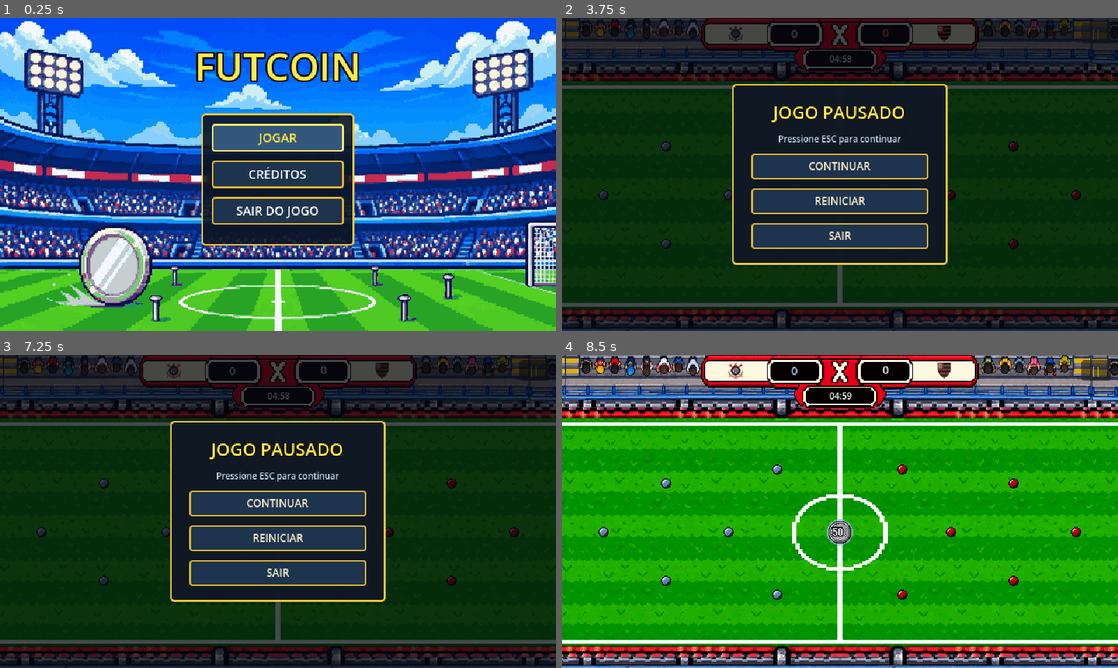
Above: before the commit, frames 1-4 (two rows, left to right).
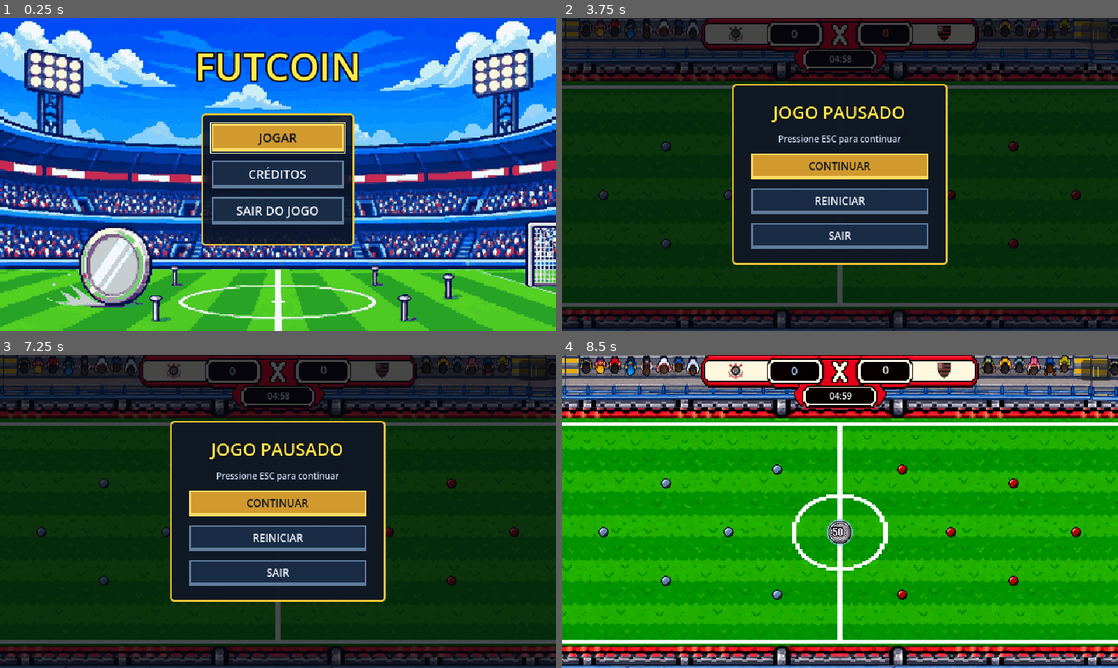
Above: after the commit, the same moments.

Repository: NexusMindCorp/fut-coin
Game: Godot game, scene res://scenes/ui/menu_principal.tscn
Same seed, same stepped clock (60 frames per second), same inputs: the game is played once before the commit and once after it. Sound files missing from this copy of the repository are replaced by a short silence.
Inputs (mouse positions are in pixels of both pictures, inside the frame that each line leads up to):
- Up to frame 1 (0.25 s): no input
- Up to frame 2 (3.75 s): click "JOGAR" at 0.5 s; click "COMEÇAR PARTIDA" at 1.25 s; tap Enter at 2 s; move the mouse to (962, 158) at 2.02 s; press the mouse at (962, 158) at 2.03 s; hold Right (ui_right) 2.03-2.75 s; tap Space at 2.27 s; release the mouse at (962, 158) at 2.75 s; drag from (728, 190) to (812, 237) at 2.77 s; click "||" at 3.5 s
- Up to frame 3 (7.25 s): click "REINICIAR" at 4.25 s; move the mouse to (333, 442) at 5.02 s; press the mouse at (333, 442) at 5.03 s; hold Right (ui_right) 5.03-5.75 s; release the mouse at (333, 442) at 5.75 s; drag from (250, 574) to (111, 464) at 5.77 s; move the mouse to (444, 558) at 6.52 s; press the mouse at (444, 558) at 6.53 s; hold Left (ui_left) from 6.53 s (still down); tap Space at 6.77 s; tap Escape (pausar) at 7.15 s
- Up to frame 4 (8.5 s): release Left (ui_left) at 7.25 s; release the mouse at (1006, 558) at 7.25 s; click "REINICIAR" at 7.25 s; drag from (673, 464) to (756, 433) at 8.02 s

The runs differ from the first frame. In frame 1, 2.8% of the frame differs, in the area x 37-63%, y 33-66%; in frame 2, 3.8%, in the area x 34-66%, y 43-74%; in frame 3, 3.8%; in frame 4, nothing differs.

Commit message:
feat(ui): unifica estilo dos botoes e destaca acoes principais

Diff:
--- a/assets/ui/tema_futcoin.tres
+++ b/assets/ui/tema_futcoin.tres
@@ -1,54 +1,162 @@
 [gd_resource type="Theme" format=3 uid="uid://b7k3naqp2x5ve"]
 
-[sub_resource type="StyleBoxFlat" id="StyleBoxFlat_foco"]
-content_margin_left = 14.0
+[sub_resource type="StyleBoxFlat" id="normal"]
+content_margin_left = 10.0
 content_margin_top = 6.0
-content_margin_right = 14.0
+content_margin_right = 10.0
 content_margin_bottom = 6.0
-bg_color = Color(0.2, 0.34, 0.48, 1)
+bg_color = Color(0.10, 0.17, 0.27, 1)
+border_width_left = 2
+border_width_top = 2
+border_width_right = 2
+border_width_bottom = 4
+border_color = Color(0.39, 0.49, 0.61, 1)
+anti_aliasing = false
+
+[sub_resource type="StyleBoxFlat" id="hover"]
+content_margin_left = 10.0
+content_margin_top = 6.0
+content_margin_right = 10.0
+content_margin_bottom = 6.0
+bg_color = Color(0.18, 0.29, 0.42, 1)
+border_width_left = 2
+border_width_top = 2
+border_width_right = 2
+border_width_bottom = 4
+border_color = Color(0.98, 0.84, 0.37, 1)
+anti_aliasing = false
+
+[sub_resource type="StyleBoxFlat" id="press"]
+content_margin_left = 10.0
+content_margin_top = 6.0
+content_margin_right = 10.0
+content_margin_bottom = 6.0
+bg_color = Color(0.07, 0.12, 0.20, 1)
 border_width_left = 2
 border_width_top = 2
 border_width_right = 2
 border_width_bottom = 2
-border_color = Color(1, 0.92, 0.42, 1)
-corner_radius_top_left = 3
-corner_radius_top_right = 3
-corner_radius_bottom_right = 3
-corner_radius_bottom_left = 3
+border_color = Color(0.80, 0.66, 0.26, 1)
+anti_aliasing = false
 
-[sub_resource type="StyleBoxFlat" id="StyleBoxFlat_normal"]
-content_margin_left = 14.0
+[sub_resource type="StyleBoxFlat" id="desabilitado"]
+content_margin_left = 10.0
 content_margin_top = 6.0
-content_margin_right = 14.0
+content_margin_right = 10.0
 content_margin_bottom = 6.0
-bg_color = Color(0.12, 0.2, 0.3, 1)
+bg_color = Color(0.10, 0.13, 0.18, 1)
 border_width_left = 2
 border_width_top = 2
 border_width_right = 2
 border_width_bottom = 2
-border_color = Color(0.88, 0.72, 0.2, 1)
-corner_radius_top_left = 3
-corner_radius_top_right = 3
-corner_radius_bottom_right = 3
-corner_radius_bottom_left = 3
+border_color = Color(0.25, 0.29, 0.35, 1)
+anti_aliasing = false
 
-[sub_resource type="StyleBoxFlat" id="StyleBoxFlat_press"]
-content_margin_left = 14.0
+[sub_resource type="StyleBoxFlat" id="principal"]
+content_margin_left = 10.0
 content_margin_top = 6.0
-content_margin_right = 14.0
+content_margin_right = 10.0
 content_margin_bottom = 6.0
-bg_color = Color(0.08, 0.14, 0.22, 1)
+bg_color = Color(0.82, 0.60, 0.18, 1)
+border_width_left = 2
+border_width_top = 2
+border_width_right = 2
+border_width_bottom = 4
+border_color = Color(1, 0.86, 0.39, 1)
+anti_aliasing = false
+
+[sub_resource type="StyleBoxFlat" id="principal_hover"]
+content_margin_left = 10.0
+content_margin_top = 6.0
+content_margin_right = 10.0
+content_margin_bottom = 6.0
+bg_color = Color(0.98, 0.78, 0.29, 1)
+border_width_left = 2
+border_width_top = 2
+border_width_right = 2
+border_width_bottom = 4
+border_color = Color(1, 0.94, 0.66, 1)
+anti_aliasing = false
+
+[sub_resource type="StyleBoxFlat" id="principal_press"]
+content_margin_left = 10.0
+content_margin_top = 6.0
+content_margin_right = 10.0
+content_margin_bottom = 6.0
+bg_color = Color(0.65, 0.45, 0.12, 1)
 border_width_left = 2
 border_width_top = 2
 border_width_right = 2
 border_width_bottom = 2
-border_color = Color(0.95, 0.78, 0.22, 1)
-corner_radius_top_left = 3
-corner_radius_top_right = 3
-corner_radius_bottom_right = 3
-corner_radius_bottom_left = 3
+border_color = Color(0.92, 0.72, 0.26, 1)
+anti_aliasing = false
 
-[sub_resource type="StyleBoxFlat" id="StyleBoxFlat_painel"]
+[sub_resource type="StyleBoxFlat" id="foco"]
+draw_center = false
+border_width_left = 1
+border_width_top = 1
+border_width_right = 1
+border_width_bottom = 1
+border_color = Color(1, 0.96, 0.72, 1)
+expand_margin_left = 2.0
+expand_margin_top = 2.0
+expand_margin_right = 2.0
+expand_margin_bottom = 2.0
+anti_aliasing = false
+
+[sub_resource type="StyleBoxFlat" id="compacto_normal"]
+content_margin_left = 4.0
+content_margin_top = 4.0
+content_margin_right = 4.0
+content_margin_bottom = 4.0
+bg_color = Color(0.10, 0.17, 0.27, 1)
+border_width_left = 2
+border_width_top = 2
+border_width_right = 2
+border_width_bottom = 4
+border_color = Color(0.39, 0.49, 0.61, 1)
+anti_aliasing = false
+
+[sub_resource type="StyleBoxFlat" id="compacto_hover"]
+content_margin_left = 4.0
+content_margin_top = 4.0
+content_margin_right = 4.0
+content_margin_bottom = 4.0
+bg_color = Color(0.18, 0.29, 0.42, 1)
+border_width_left = 2
+border_width_top = 2
+border_width_right = 2
+border_width_bottom = 4
+border_color = Color(0.98, 0.84, 0.37, 1)
+anti_aliasing = false
+
+[sub_resource type="StyleBoxFlat" id="compacto_press"]
+content_margin_left = 4.0
+content_margin_top = 4.0
+content_margin_right = 4.0
+content_margin_bottom = 4.0
+bg_color = Color(0.07, 0.12, 0.20, 1)
+border_width_left = 2
+border_width_top = 2
+border_width_right = 2
+border_width_bottom = 2
+border_color = Color(0.80, 0.66, 0.26, 1)
+anti_aliasing = false
+
+[sub_resource type="StyleBoxFlat" id="compacto_desabilitado"]
+content_margin_left = 4.0
+content_margin_top = 4.0
+content_margin_right = 4.0
+content_margin_bottom = 4.0
+bg_color = Color(0.10, 0.13, 0.18, 1)
+border_width_left = 2
+border_width_top = 2
+border_width_right = 2
+border_width_bottom = 2
+border_color = Color(0.25, 0.29, 0.35, 1)
+anti_aliasing = false
+
+[sub_resource type="StyleBoxFlat" id="painel"]
 bg_color = Color(0.05, 0.08, 0.14, 0.9)
 border_width_left = 2
 border_width_top = 2
@@ -57,17 +165,35 @@
 border_color = Color(0.95, 0.78, 0.22, 1)
 corner_radius_top_left = 4
 corner_radius_top_right = 4
+corner_radius_bottom_left = 4
 corner_radius_bottom_right = 4
-corner_radius_bottom_left = 4
 
 [resource]
 default_font_size = 14
-Button/colors/font_color = Color(1, 1, 1, 1)
-Button/colors/font_focus_color = Color(1, 0.92, 0.28, 1)
-Button/colors/font_hover_color = Color(1, 0.92, 0.28, 1)
-Button/colors/font_pressed_color = Color(1, 0.92, 0.28, 1)
-Button/styles/focus = SubResource("StyleBoxFlat_foco")
-Button/styles/hover = SubResource("StyleBoxFlat_foco")
-Button/styles/normal = SubResource("StyleBoxFlat_normal")
-Button/styles/pressed = SubResource("StyleBoxFlat_press")
-PanelContainer/styles/panel = SubResource("StyleBoxFlat_painel")
+Button/styles/normal = SubResource("normal")
+Button/styles/hover = SubResource("hover")
+Button/styles/pressed = SubResource("press")
+Button/styles/hover_pressed = SubResource("press")
+Button/styles/disabled = SubResource("desabilitado")
+Button/styles/focus = SubResource("foco")
+Button/colors/font_color = Color(0.94, 0.96, 1, 1)
+Button/colors/font_hover_color = Color(1, 0.94, 0.65, 1)
+Button/colors/font_focus_color = Color(1, 0.94, 0.65, 1)
+Button/colors/font_pressed_color = Color(1, 0.88, 0.45, 1)
+Button/colors/font_disabled_color = Color(0.47, 0.53, 0.61, 1)
+BotaoPrincipal/base_type = &"Button"
+BotaoPrincipal/colors/font_color = Color(0.05, 0.08, 0.14, 1)
+BotaoPrincipal/colors/font_hover_color = Color(0.05, 0.08, 0.14, 1)
+BotaoPrincipal/colors/font_focus_color = Color(0.05, 0.08, 0.14, 1)
+BotaoPrincipal/colors/font_pressed_color = Color(0.05, 0.08, 0.14, 1)
+BotaoPrincipal/styles/normal = SubResource("principal")
+BotaoPrincipal/styles/hover = SubResource("principal_hover")
+BotaoPrincipal/styles/pressed = SubResource("principal_press")
+BotaoPrincipal/styles/hover_pressed = SubResource("principal_press")
+BotaoCompacto/base_type = &"Button"
+BotaoCompacto/styles/normal = SubResource("compacto_normal")
+BotaoCompacto/styles/hover = SubResource("compacto_hover")
+BotaoCompacto/styles/pressed = SubResource("compacto_press")
+BotaoCompacto/styles/hover_pressed = SubResource("compacto_press")
+BotaoCompacto/styles/disabled = SubResource("compacto_desabilitado")
+PanelContainer/styles/panel = SubResource("painel")
--- a/scenes/ui/menu_principal.tscn
+++ b/scenes/ui/menu_principal.tscn
@@ -80,6 +80,7 @@
 theme_override_constants/separation = 10
 
 [node name="BotaoJogar" type="Button" parent="Conteudo/Botoes" unique_id=812000007]
+theme_type_variation = &"BotaoPrincipal"
 layout_mode = 2
 focus_neighbor_top = NodePath("../BotaoSair")
 focus_neighbor_bottom = NodePath("../BotaoCreditos")
--- a/scenes/ui/pause.tscn
+++ b/scenes/ui/pause.tscn
@@ -2,6 +2,7 @@
 
 [ext_resource type="Script" uid="uid://c7m8x4qp9w2ne" path="res://scripts/ui/pause.gd" id="1_pause"]
 [ext_resource type="PackedScene" uid="uid://c6n2v8kp5x4re" path="res://scenes/ui/sounds.tscn" id="2_sounds"]
+[ext_resource type="Theme" path="res://assets/ui/tema_futcoin.tres" id="tema_ui"]
 
 [sub_resource type="StyleBoxFlat" id="StyleBoxFlat_painel"]
 bg_color = Color(0.06, 0.09, 0.14, 0.96)
@@ -15,55 +16,8 @@
 corner_radius_bottom_right = 4
 corner_radius_bottom_left = 4
 
-[sub_resource type="StyleBoxFlat" id="StyleBoxFlat_botao_normal"]
-content_margin_left = 14.0
-content_margin_top = 6.0
-content_margin_right = 14.0
-content_margin_bottom = 6.0
-bg_color = Color(0.12, 0.2, 0.3, 1)
-border_width_left = 2
-border_width_top = 2
-border_width_right = 2
-border_width_bottom = 2
-border_color = Color(0.88, 0.72, 0.2, 1)
-corner_radius_top_left = 3
-corner_radius_top_right = 3
-corner_radius_bottom_right = 3
-corner_radius_bottom_left = 3
-
-[sub_resource type="StyleBoxFlat" id="StyleBoxFlat_botao_foco"]
-content_margin_left = 14.0
-content_margin_top = 6.0
-content_margin_right = 14.0
-content_margin_bottom = 6.0
-bg_color = Color(0.2, 0.34, 0.48, 1)
-border_width_left = 2
-border_width_top = 2
-border_width_right = 2
-border_width_bottom = 2
-border_color = Color(1, 0.92, 0.42, 1)
-corner_radius_top_left = 3
-corner_radius_top_right = 3
-corner_radius_bottom_right = 3
-corner_radius_bottom_left = 3
-
-[sub_resource type="StyleBoxFlat" id="StyleBoxFlat_botao_press"]
-content_margin_left = 14.0
-content_margin_top = 6.0
-content_margin_right = 14.0
-content_margin_bottom = 6.0
-bg_color = Color(0.08, 0.14, 0.22, 1)
-border_width_left = 2
-border_width_top = 2
-border_width_right = 2
-border_width_bottom = 2
-border_color = Color(0.95, 0.78, 0.22, 1)
-corner_radius_top_left = 3
-corner_radius_top_right = 3
-corner_radius_bottom_right = 3
-corner_radius_bottom_left = 3
-
 [node name="Pause" type="Control" unique_id=841029384]
+theme = ExtResource("tema_ui")
 process_mode = 2
 visible = false
 z_index = 2
@@ -130,42 +84,22 @@
 vertical_alignment = 1
 
 [node name="BotaoContinuar" type="Button" parent="PainelPause/MargemInterna/Conteudo" unique_id=293847561]
+theme_type_variation = &"BotaoPrincipal"
 custom_minimum_size = Vector2(180, 30)
 layout_mode = 2
-theme_override_colors/font_color = Color(1, 0.96, 0.82, 1)
-theme_override_colors/font_focus_color = Color(1, 0.95, 0.45, 1)
-theme_override_colors/font_hover_color = Color(1, 0.95, 0.45, 1)
 theme_override_font_sizes/font_size = 12
-theme_override_styles/normal = SubResource("StyleBoxFlat_botao_normal")
-theme_override_styles/pressed = SubResource("StyleBoxFlat_botao_press")
-theme_override_styles/hover = SubResource("StyleBoxFlat_botao_foco")
-theme_override_styles/focus = SubResource("StyleBoxFlat_botao_foco")
 text = "CONTINUAR"
 
 [node name="BotaoReiniciar" type="Button" parent="PainelPause/MargemInterna/Conteudo" unique_id=384756192]
 custom_minimum_size = Vector2(180, 30)
 layout_mode = 2
-theme_override_colors/font_color = Color(1, 0.96, 0.82, 1)
-theme_override_colors/font_focus_color = Color(1, 0.95, 0.45, 1)
-theme_override_colors/font_hover_color = Color(1, 0.95, 0.45, 1)
 theme_override_font_sizes/font_size = 12
-theme_override_styles/normal = SubResource("StyleBoxFlat_botao_normal")
-theme_override_styles/pressed = SubResource("StyleBoxFlat_botao_press")
-theme_override_styles/hover = SubResource("StyleBoxFlat_botao_foco")
-theme_override_styles/focus = SubResource("StyleBoxFlat_botao_foco")
 text = "REINICIAR"
 
 [node name="BotaoMenu" type="Button" parent="PainelPause/MargemInterna/Conteudo" unique_id=475619283]
 custom_minimum_size = Vector2(180, 30)
 layout_mode = 2
-theme_override_colors/font_color = Color(1, 0.96, 0.82, 1)
-theme_override_colors/font_focus_color = Color(1, 0.95, 0.45, 1)
-theme_override_colors/font_hover_color = Color(1, 0.95, 0.45, 1)
 theme_override_font_sizes/font_size = 12
-theme_override_styles/normal = SubResource("StyleBoxFlat_botao_normal")
-theme_override_styles/pressed = SubResource("StyleBoxFlat_botao_press")
-theme_override_styles/hover = SubResource("StyleBoxFlat_botao_foco")
-theme_override_styles/focus = SubResource("StyleBoxFlat_botao_foco")
 text = "SAIR"
 
 [node name="Sounds" parent="." unique_id=619283745 instance=ExtResource("2_sounds")]
--- a/scenes/ui/tela_final.tscn
+++ b/scenes/ui/tela_final.tscn
@@ -5,7 +5,10 @@
 [ext_resource type="Texture2D" uid="uid://dq1scfafo5hh7" path="res://assets/ui/times/corinthians.png" id="3"]
 [ext_resource type="PackedScene" uid="uid://c6n2v8kp5x4re" path="res://scenes/ui/sounds.tscn" id="4_sounds"]
 
+[ext_resource type="Theme" path="res://assets/ui/tema_futcoin.tres" id="tema_ui"]
+
 [node name="TelaFinal" type="Control"]
+theme = ExtResource("tema_ui")
 layout_mode = 3
 anchors_preset = 15
 anchor_right = 1.0
@@ -141,6 +144,7 @@
 vertical_alignment = 1
 
 [node name="BotaoJogarNovamente" type="Button" parent="Conteudo" groups=["botoes_interface", "ui_buttons"]]
+theme_type_variation = &"BotaoPrincipal"
 layout_mode = 0
 offset_left = 85.0
 offset_top = 302.0
@@ -148,9 +152,6 @@
 offset_bottom = 338.0
 focus_neighbor_right = NodePath("../BotaoTrocarTimes")
 focus_neighbor_left = NodePath("../BotaoMenu")
-theme_override_colors/font_color = Color(1, 1, 1, 1)
-theme_override_colors/font_focus_color = Color(1, 0.92, 0.28, 1)
-theme_override_colors/font_hover_color = Color(1, 0.92, 0.28, 1)
 theme_override_font_sizes/font_size = 14
 text = "Jogar Novamente"
 
@@ -162,9 +163,6 @@
 offset_bottom = 338.0
 focus_neighbor_left = NodePath("../BotaoJogarNovamente")
 focus_neighbor_right = NodePath("../BotaoMenu")
-theme_override_colors/font_color = Color(1, 1, 1, 1)
-theme_override_colors/font_focus_color = Color(1, 0.92, 0.28, 1)
-theme_override_colors/font_hover_color = Color(1, 0.92, 0.28, 1)
 theme_override_font_sizes/font_size = 14
 text = "Trocar Times"
 
@@ -176,9 +174,6 @@
 offset_bottom = 338.0
 focus_neighbor_left = NodePath("../BotaoTrocarTimes")
 focus_neighbor_right = NodePath("../BotaoJogarNovamente")
-theme_override_colors/font_color = Color(1, 1, 1, 1)
-theme_override_colors/font_focus_color = Color(1, 0.92, 0.28, 1)
-theme_override_colors/font_hover_color = Color(1, 0.92, 0.28, 1)
 theme_override_font_sizes/font_size = 14
 text = "Menu"
 
--- a/scenes/ui/tela_versus.tscn
+++ b/scenes/ui/tela_versus.tscn
@@ -6,7 +6,10 @@
 [ext_resource type="Texture2D" uid="uid://d3hanob0osu3p" path="res://assets/ui/times/flamengo.png" id="4_flamengo"]
 [ext_resource type="PackedScene" uid="uid://c6n2v8kp5x4re" path="res://scenes/ui/sounds.tscn" id="5_sounds"]
 
+[ext_resource type="Theme" path="res://assets/ui/tema_futcoin.tres" id="tema_ui"]
+
 [node name="TelaVersus" type="Control" unique_id=719283610]
+theme = ExtResource("tema_ui")
 texture_filter = 1
 layout_mode = 3
 anchors_preset = 15
@@ -101,6 +104,7 @@
 texture = ExtResource("3_corinthians")
 
 [node name="BotaoAnteriorEsquerdo" type="Button" parent="Conteudo/MolduraEsquerda" unique_id=719283619]
+theme_type_variation = &"BotaoCompacto"
 layout_mode = 0
 offset_left = 6.0
 offset_top = 38.0
@@ -108,13 +112,11 @@
 offset_bottom = 74.0
 focus_neighbor_right = NodePath("../BotaoProximoEsquerdo")
 focus_neighbor_bottom = NodePath("../../BotoesAcao/BotaoComecar")
-theme_override_colors/font_color = Color(1, 1, 1, 1)
-theme_override_colors/font_focus_color = Color(1, 0.92, 0.28, 1)
-theme_override_colors/font_hover_color = Color(1, 0.92, 0.28, 1)
 theme_override_font_sizes/font_size = 16
 text = "<"
 
 [node name="BotaoProximoEsquerdo" type="Button" parent="Conteudo/MolduraEsquerda" unique_id=719283620]
+theme_type_variation = &"BotaoCompacto"
 layout_mode = 0
 offset_left = 163.0
 offset_top = 38.0
@@ -123,9 +125,6 @@
 focus_neighbor_left = NodePath("../BotaoAnteriorEsquerdo")
 focus_neighbor_right = NodePath("../../MolduraDireita/BotaoAnteriorDireito")
 focus_neighbor_bottom = NodePath("../../BotoesAcao/BotaoComecar")
-theme_override_colors/font_color = Color(1, 1, 1, 1)
-theme_override_colors/font_focus_color = Color(1, 0.92, 0.28, 1)
-theme_override_colors/font_hover_color = Color(1, 0.92, 0.28, 1)
 theme_override_font_sizes/font_size = 16
 text = ">"
 
@@ -190,6 +189,7 @@
 texture = ExtResource("4_flamengo")
 
 [node name="BotaoAnteriorDireito" type="Button" parent="Conteudo/MolduraDireita" unique_id=719283627]
+theme_type_variation = &"BotaoCompacto"
 layout_mode = 0
 offset_left = 6.0
 offset_top = 38.0
@@ -198,13 +198,11 @@
 focus_neighbor_left = NodePath("../../MolduraEsquerda/BotaoProximoEsquerdo")
 focus_neighbor_right = NodePath("../BotaoProximoDireito")
 focus_neighbor_bottom = NodePath("../../BotoesAcao/BotaoVoltar")
-theme_override_colors/font_color = Color(1, 1, 1, 1)
-theme_override_colors/font_focus_color = Color(1, 0.92, 0.28, 1)
-theme_override_colors/font_hover_color = Color(1, 0.92, 0.28, 1)
 theme_override_font_sizes/font_size = 16
 text = "<"
 
 [node name="BotaoProximoDireito" type="Button" parent="Conteudo/MolduraDireita" unique_id=719283628]
+theme_type_variation = &"BotaoCompacto"
 layout_mode = 0
 offset_left = 163.0
 offset_top = 38.0
@@ -212,9 +210,6 @@
 offset_bottom = 74.0
 focus_neighbor_left = NodePath("../BotaoAnteriorDireito")
 focus_neighbor_bottom = NodePath("../../BotoesAcao/BotaoVoltar")
-theme_override_colors/font_color = Color(1, 1, 1, 1)
-theme_override_colors/font_focus_color = Color(1, 0.92, 0.28, 1)
-theme_override_colors/font_hover_color = Color(1, 0.92, 0.28, 1)
 theme_override_font_sizes/font_size = 16
 text = ">"
 
@@ -264,14 +259,12 @@
 mouse_filter = 2
 
 [node name="BotaoComecar" type="Button" parent="Conteudo/BotoesAcao" unique_id=719283633]
+theme_type_variation = &"BotaoPrincipal"
 layout_mode = 0
 offset_right = 224.0
 offset_bottom = 40.0
 focus_neighbor_top = NodePath("../../MolduraEsquerda/BotaoAnteriorEsquerdo")
 focus_neighbor_right = NodePath("../BotaoVoltar")
-theme_override_colors/font_color = Color(1, 1, 1, 1)
-theme_override_colors/font_focus_color = Color(1, 0.92, 0.28, 1)
-theme_override_colors/font_hover_color = Color(1, 0.92, 0.28, 1)
 theme_override_font_sizes/font_size = 15
 text = "COMEÇAR PARTIDA"
 
@@ -282,9 +275,6 @@
 offset_bottom = 40.0
 focus_neighbor_left = NodePath("../BotaoComecar")
 focus_neighbor_top = NodePath("../../MolduraDireita/BotaoAnteriorDireito")
-theme_override_colors/font_color = Color(1, 1, 1, 1)
-theme_override_colors/font_focus_color = Color(1, 0.92, 0.28, 1)
-theme_override_colors/font_hover_color = Color(1, 0.92, 0.28, 1)
 theme_override_font_sizes/font_size = 15
 text = "VOLTAR"
 
